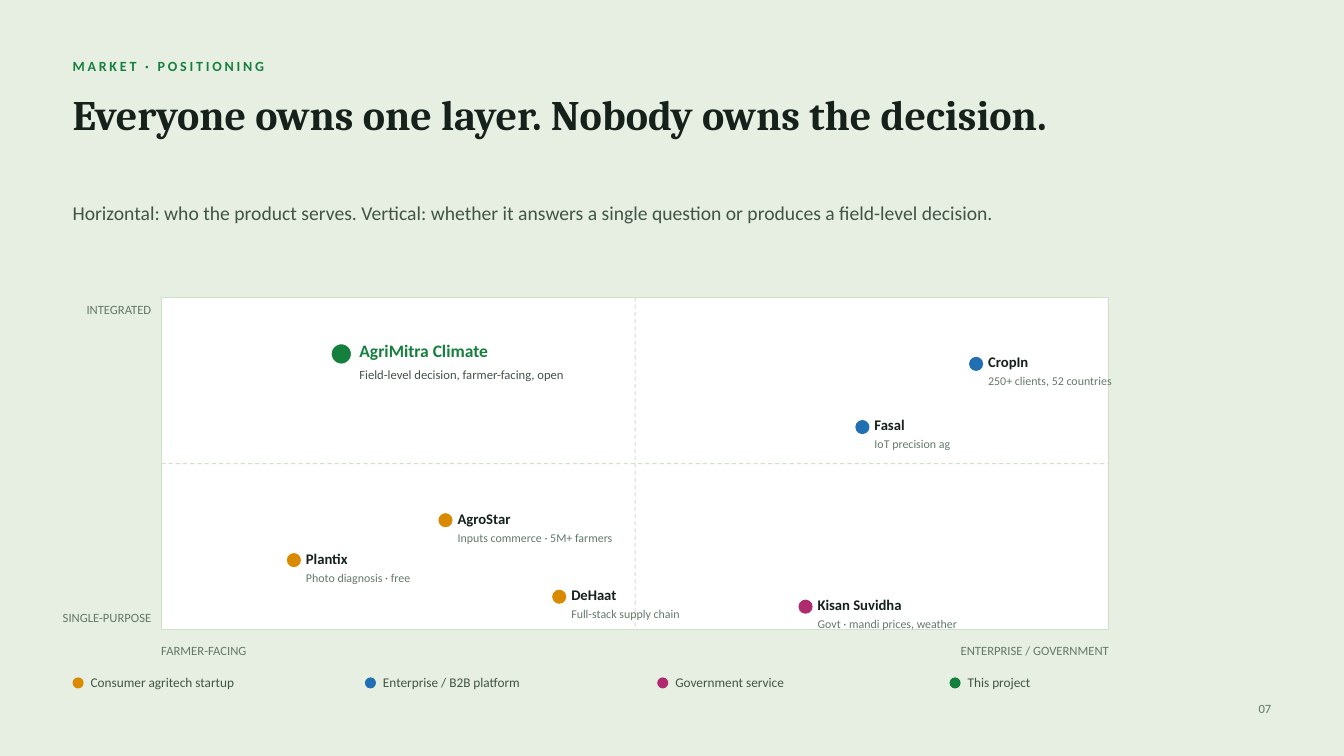
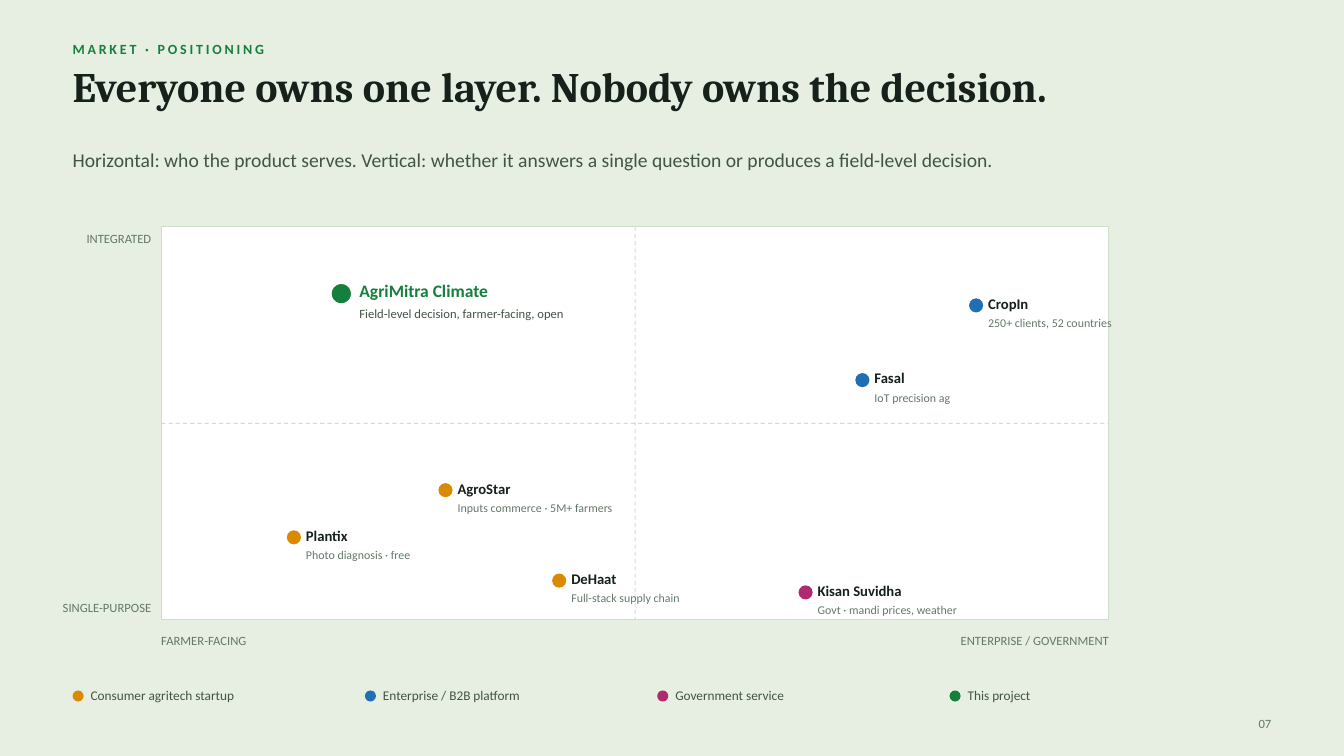
Before and after one commit to AkshatSharmaXD/AgriMitra-Climate, a slide deck: slide 7 of docs/AgriMitra-Climate-Deck.pptx. Drawn at 1344x756 pixels with LibreOffice and Linux fonts; fonts in the diff are those of the drawing. Boxes give left, top, right and bottom in pixels: in the first picture for what was removed or moved away, otherwise in the second. Text is boxed around its words. In the diff, an @@ line names an element or a change of style, - is before the commit and + after.

```diff
--- a/docs/AgriMitra-Climate-Deck.pptx
+++ b/docs/AgriMitra-Climate-Deck.pptx
@@ text "Everyone owns one layer. Nobody ...": place and size @@
-text "Everyone owns one layer. Nobody ..." at box(73, 101, 1047, 140)
+text "Everyone owns one layer. Nobody ..." at box(73, 73, 1047, 112)
@@ text "Horizontal: who the product serves. ...": place and size @@
-text "Horizontal: who the product serves. ..." at box(73, 206, 993, 224)
+text "Horizontal: who the product serves. ..." at box(73, 153, 993, 171)
@@ text "INTEGRATED": place and size @@
-text "INTEGRATED" at box(87, 306, 152, 314)
+text "INTEGRATED" at box(87, 235, 152, 243)
@@ rectangle: place and size @@
-rectangle at box(161, 297, 1109, 630)
+rectangle at box(161, 227, 1109, 620)
@@ line moved from (635, 297) - (635, 630) to (635, 227) - (635, 620) @@
@@ 4 texts, 2 ellipses: place and size @@
-4 texts, 2 ellipses at box(331, 343, 1112, 389)
+4 texts, 2 ellipses at box(331, 282, 1112, 331)
@@ ellipse: place and size @@
-ellipse at box(856, 420, 870, 435)
+ellipse at box(856, 373, 870, 387)
@@ text "Fasal": place and size @@
-text "Fasal" at box(874, 419, 904, 430)
+text "Fasal" at box(874, 372, 904, 383)
@@ text "IoT precision ag": place and size @@
-text "IoT precision ag" at box(874, 440, 950, 450)
+text "IoT precision ag" at box(874, 394, 950, 404)
@@ line moved from (161, 464) - (1109, 464) to (161, 423) - (1109, 423) @@
@@ 2 texts, 1 ellipse: place and size @@
-2 texts, 1 ellipse at box(439, 513, 612, 544)
+2 texts, 1 ellipse at box(439, 483, 612, 514)
@@ 2 texts, 1 ellipse: place and size @@
-2 texts, 1 ellipse at box(287, 553, 410, 584)
+2 texts, 1 ellipse at box(287, 530, 410, 561)
@@ 3 texts: place and size @@
-3 texts at box(63, 614, 1109, 655)
+3 texts at box(63, 604, 1109, 645)
@@ 5 texts, 2 ellipses: place and size @@
-5 texts, 2 ellipses at box(73, 62, 957, 630)
+5 texts, 2 ellipses at box(73, 45, 957, 616)
@@ 4 texts, 4 ellipses: place and size @@
-4 texts, 4 ellipses at box(73, 678, 1030, 689)
+4 texts, 4 ellipses at box(73, 691, 1030, 702)
@@ text "07": place and size @@
-text "07" at box(1259, 705, 1272, 713)
+text "07" at box(1259, 720, 1272, 728)
```
Also in this commit, not shown: 12 other slides changed, 6 slides added, 2 other files.
